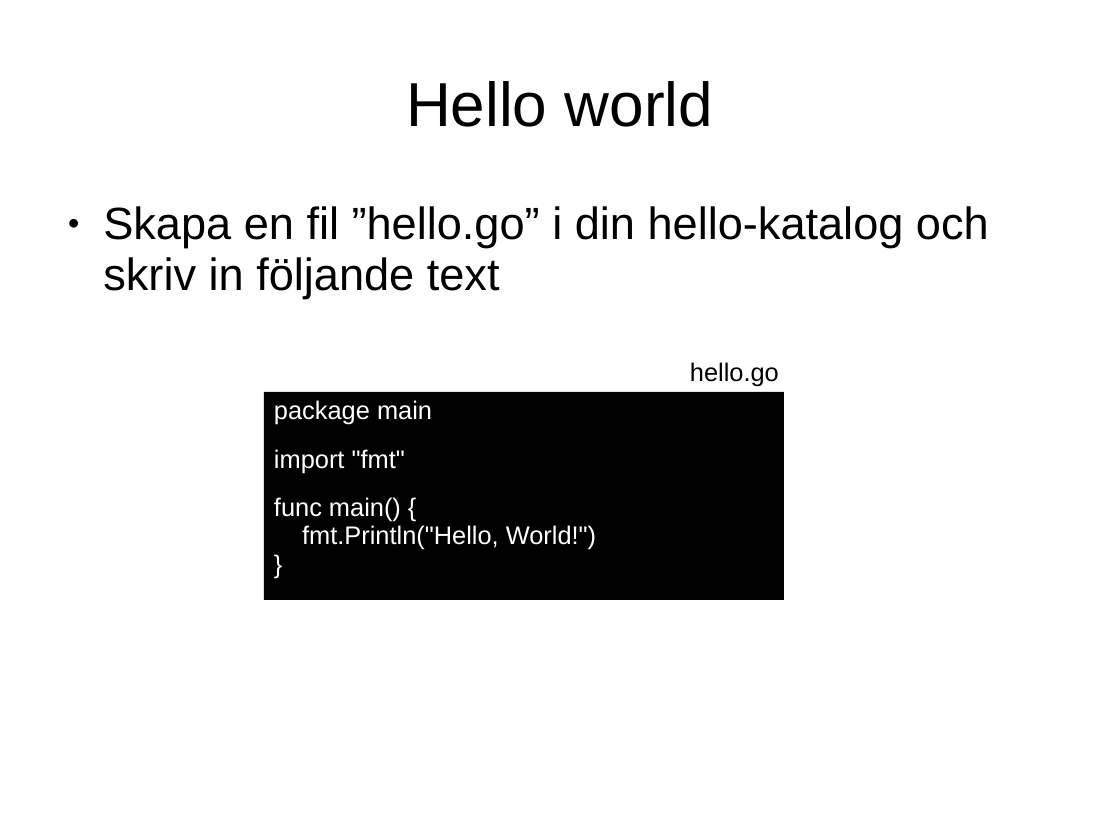
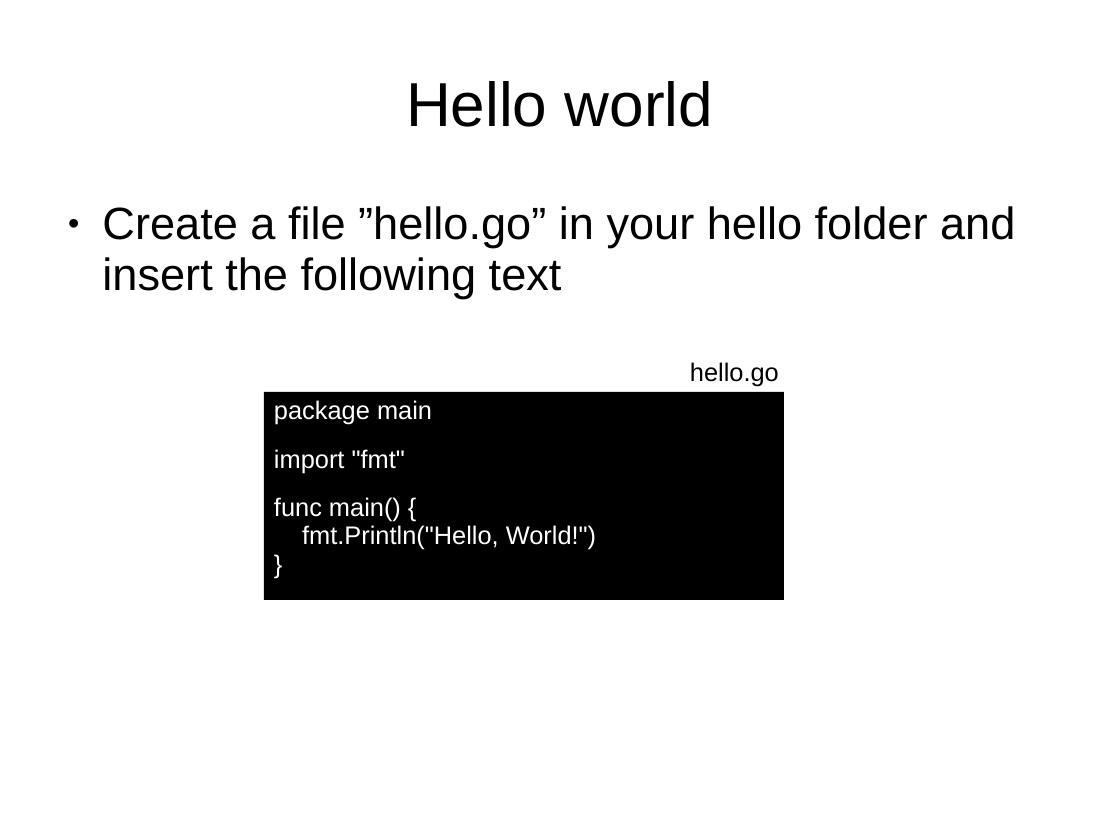
Before and after one commit to smicker/go_course, a slide deck: slide 10 of Golang genomgång.ppt. Drawn at 1120x840 pixels with LibreOffice and Linux fonts; fonts in the diff are those of the drawing; background and template pictures are left out. Boxes give left, top, right and bottom in pixels: in the first picture for what was removed or moved away, otherwise in the second. Text is boxed around its words. In the diff, an @@ line names an element or a change of style, - is before the commit and + after.

```diff
--- a/Golang genomgång.ppt
+++ b/Golang genomgång.ppt
@@ text at [102, 206, 1015, 299]: text changed @@
-● Skapa en fil ”hello.go” i din hello-katalog och skriv in följande text
+● Create a file ”hello.go” in your hello folder and insert the following text
```
Also in this commit, not shown: 47 other slides changed, 2 slides added, 2 slides removed, 1 other file.
